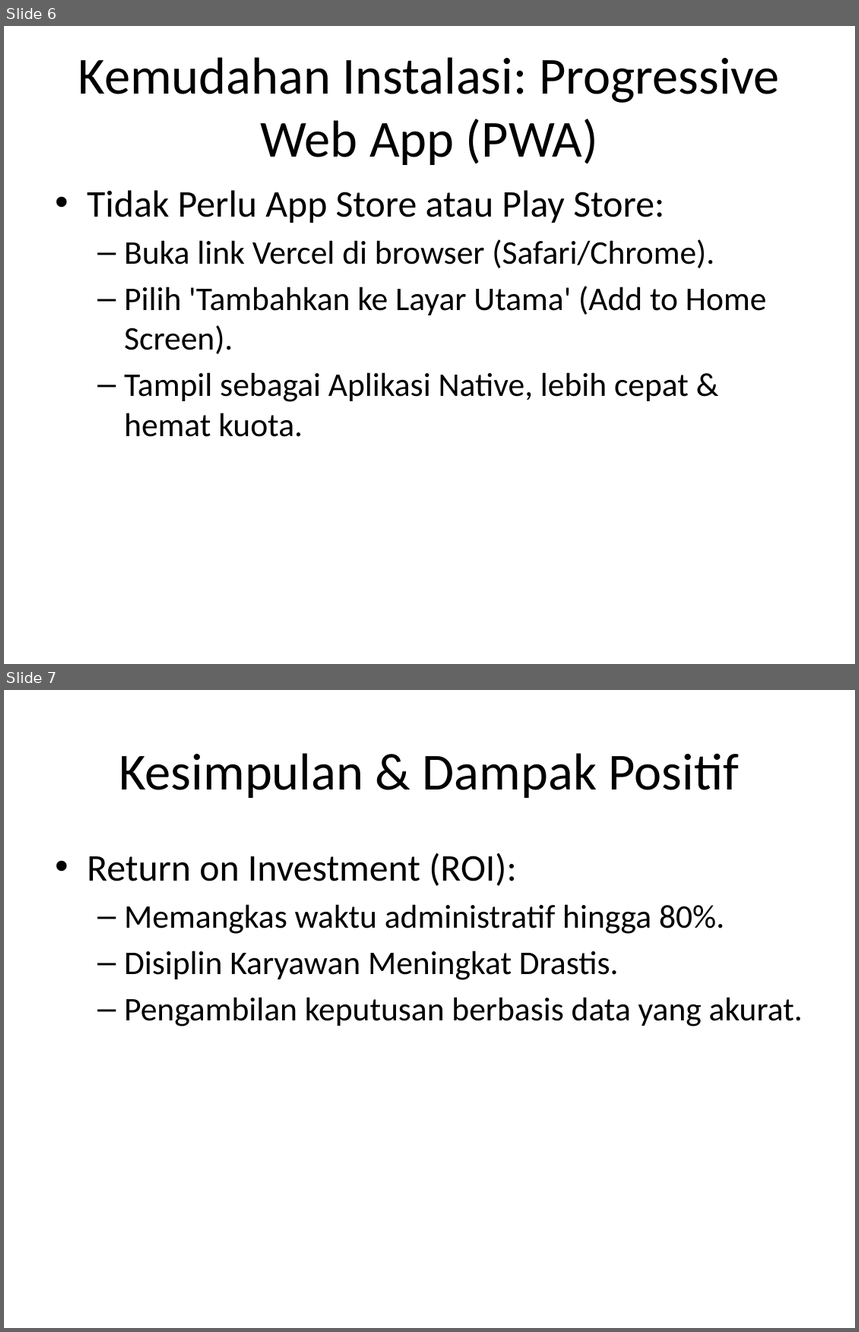
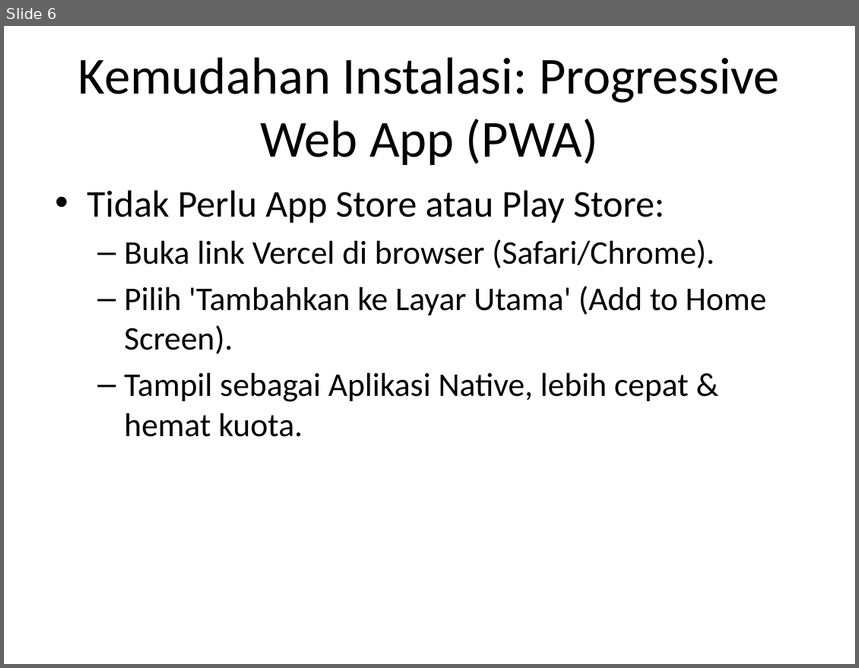
Before and after one commit to deaglobalniaga/HRIS-DEA, a slide deck: docs-scripts/Presentasi_HRIS.pptx. Shown one above the other, each under a label of ours: slides 6 and 7 before the commit, slide 6 after it. The pictures are 859x1332 and 859x668 pixels, drawn with LibreOffice and Linux fonts; fonts in the diff are those of the drawing. Boxes give left, top, right and bottom in pixels: in the first picture for what was removed or moved away, otherwise in the second. Text is boxed around its words. In the diff, an @@ line names an element or a change of style, - is before the commit and + after.

```diff
--- a/docs-scripts/Presentasi_HRIS.pptx
+++ b/docs-scripts/Presentasi_HRIS.pptx
@@ slide 7 removed at (x1=4, y1=690, x2=855, y2=1328), background #FFFFFF @@
@@ title removed at (x1=120, y1=753, x2=739, y2=798) @@
-Kesimpulan & Dampak Positif
@@ text removed at (x1=87, y1=853, x2=803, y2=1027) @@
-• Return on Investment (ROI):
-  – Memangkas waktu administratif hingga 80%.
-  – Disiplin Karyawan Meningkat Drastis.
-  – Pengambilan keputusan berbasis data yang akurat.
```
Also in this commit, not shown: 1 slide changed, 4 slides added, 15 other files.
